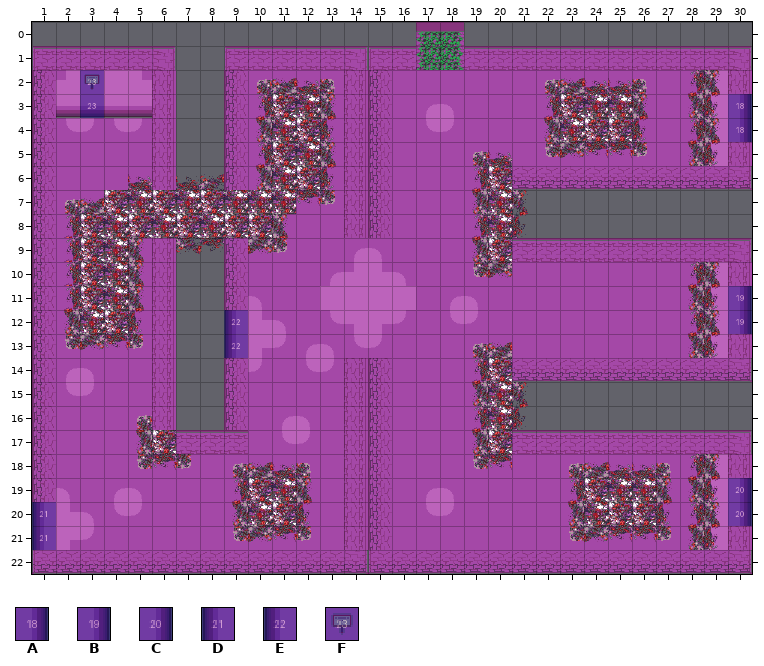
A Tiled map gets an edit: bgs/maps/garbage_04.tmx. The picture above was drawn from the file before the commit.
Cells are 32x32 px. Shown: x 1..30, y 0..22.
Key: from "blue-labels": A 17, B 18, C 19, D 20, E 21, F 22.
_ is an empty cell.
Layers that did not change in this view are not listed.
Layer "actions" before, first column x 1:
 0 ______________________________
 1 ______________________________
 2 __F___________________________
 3 __F__________________________A
 4 _____________________________A
 5 ______________________________
 6 ______________________________
 7 ______________________________
 8 ______________________________
 9 ______________________________
10 ______________________________
11 _____________________________B
12 ________E____________________B
13 ________E_____________________
14 ______________________________
15 ______________________________
16 ______________________________
17 ______________________________
18 ______________________________
19 _____________________________C
20 D____________________________C
21 D_____________________________
22 ______________________________
Once edited:
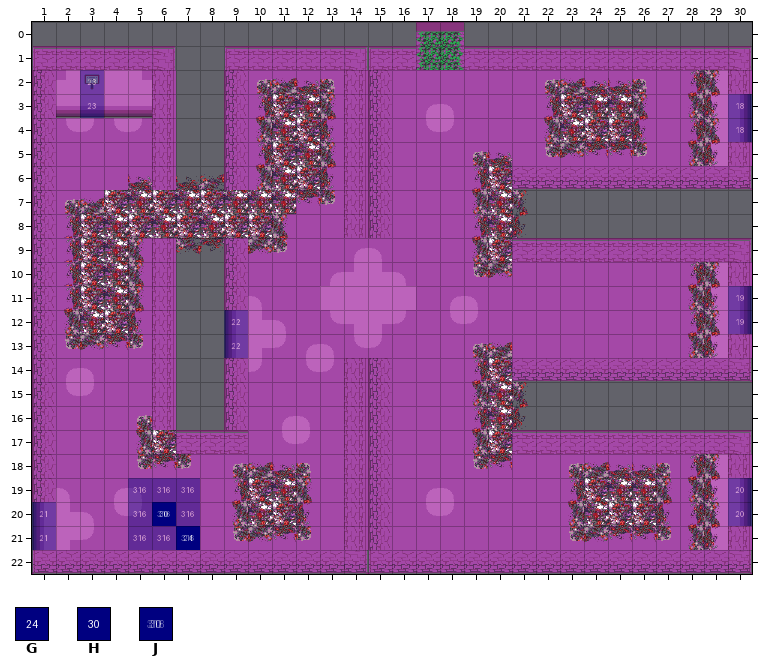
Further tiles: from "blue-labels": G 23, H 29, J 315.
See-through tiles are keyed as they look on the map.
The exact change:
Layer "characters":
Tile G is added in row 21 at x 7.
Tile H is added in row 20 at x 6.
Layer "actions":
Tile J is added in rows 19 to 21 at x 5 to 7.
Pixel boxes of the changes (left, top, right, bottom) in both pictures:
added: (128, 478, 200, 550)
